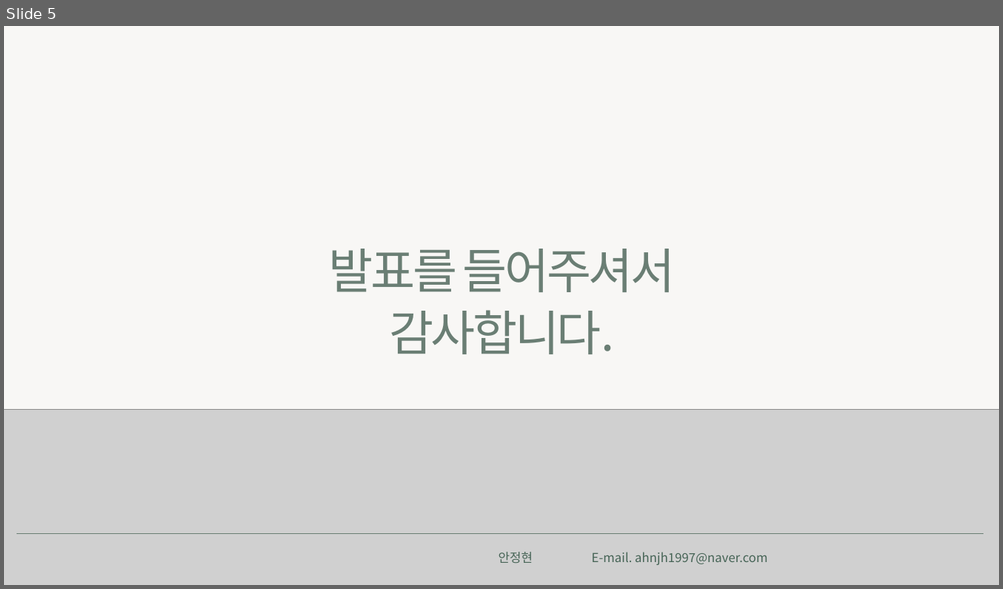
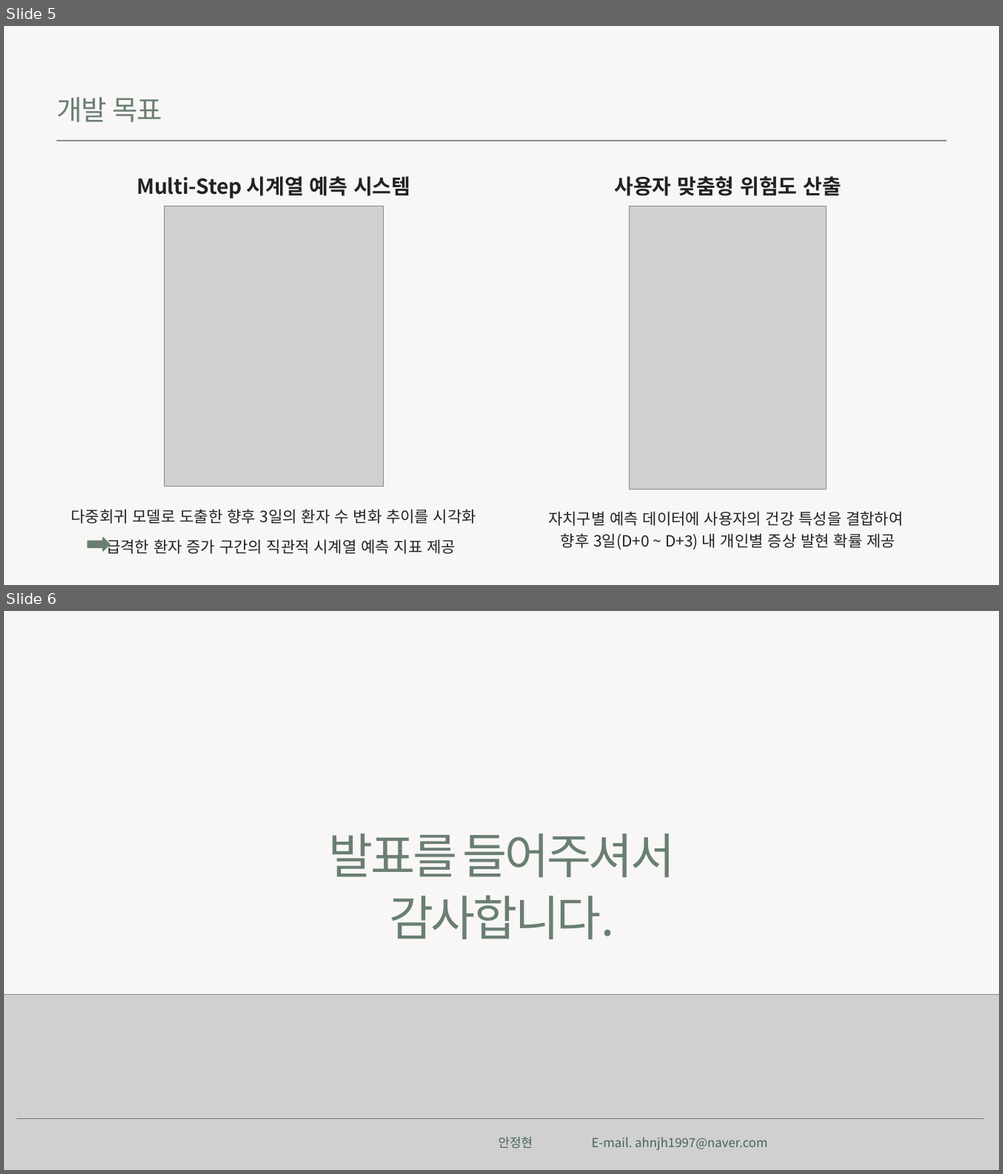
Before and after one commit to ahnjh97/JeongHyunAhn-AI-Project, a slide deck: 1차 Project(Flask,머신러닝)/1. 기획서.pptx. Shown one above the other, each under a label of ours: slide 5 before the commit, slides 5 and 6 after it. The pictures are 1003x589 and 1003x1174 pixels, drawn with LibreOffice and Linux fonts; fonts in the diff are those of the drawing; grey boxes stand for pictures. Boxes give left, top, right and bottom in pixels: in the first picture for what was removed or moved away, otherwise in the second. Text is boxed around its words. In the diff, an @@ line names an element or a change of style, - is before the commit and + after.

Commit message:
기획서 수정
1. 기획의도 신문기사 및 키워드 위주로 변경
2. 개발목표 글씨 위주에서 이미지 및 간단한 설명 위주로 변경

```diff
--- a/1차 Project(Flask,머신러닝)/1. 기획서.pptx
+++ b/1차 Project(Flask,머신러닝)/1. 기획서.pptx
@@ slide 5 added at [4, 26, 999, 585], background #F8F7F5 @@
@@ text added at [57, 97, 162, 122], 53.3 pt, text #6A7E74 @@
+개발 목표
@@ picture added at [57, 141, 945, 141] @@
@@ text added at [136, 176, 410, 198], 40 pt, text #222222, bold @@
+Multi-Step 시계열 예측 시스템
@@ text added at [614, 176, 840, 196], 40 pt, text #222222, bold @@
+사용자 맞춤형 위험도 산출
@@ picture added at [164, 206, 384, 486] @@
@@ picture added at [629, 206, 825, 489] @@
@@ text added at [71, 509, 476, 524], 30 pt, text #222222 @@
+다중회귀 모델로 도출한 향후 3일의 환자 수 변화 추이를 시각화
@@ text added at [548, 511, 902, 550], 30 pt, text #222222 @@
+자치구별 예측 데이터에 사용자의 건강 특성을 결합하여
+향후 3일(D+0 ~ D+3) 내 개인별 증상 발현 확률 제공
@@ right arrow added at [88, 537, 110, 551], fill #6A7E74, outline #6A7E74 2 pt @@
@@ text added at [106, 540, 455, 554], 30 pt, text #222222 @@
+급격한 환자 증가 구간의 직관적 시계열 예측 지표 제공
@@ what was slide 5 is now slide 6 @@
```
Also in this commit, not shown: 2 slides changed, 2 other slides added, 2 slides removed.
